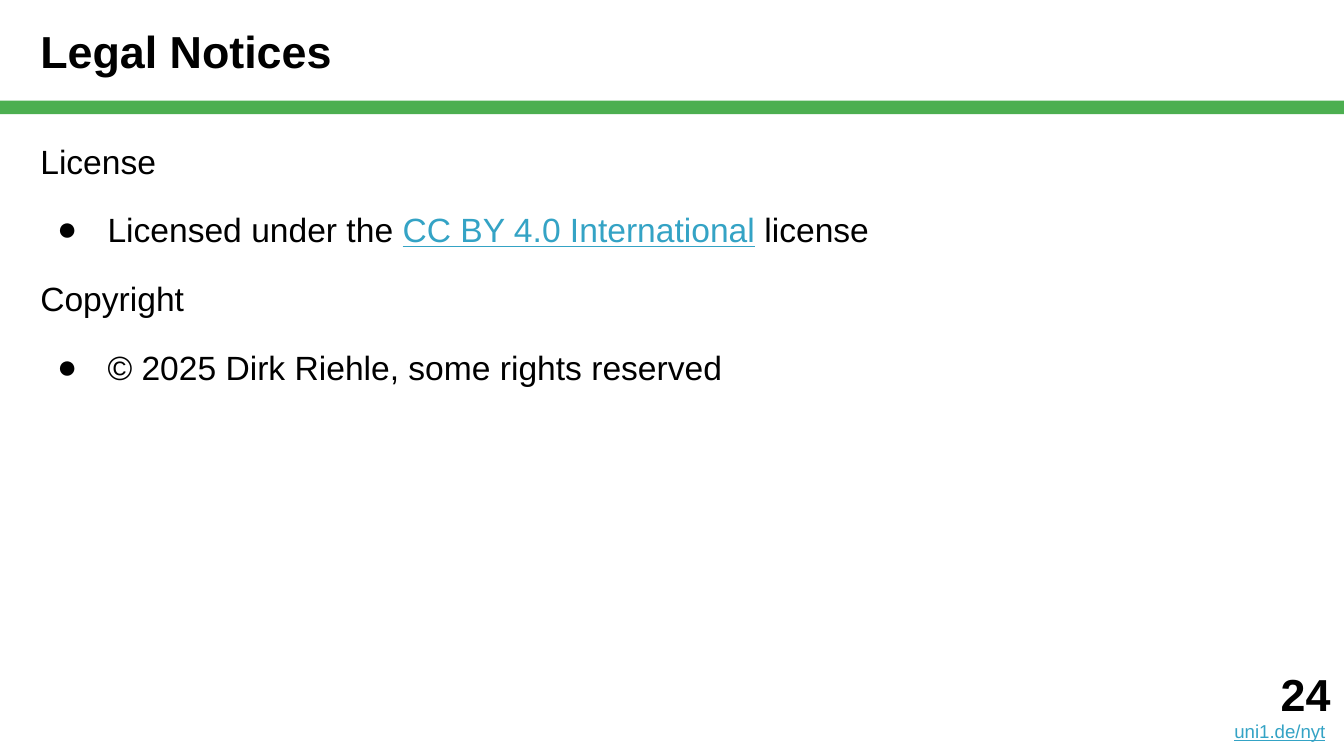
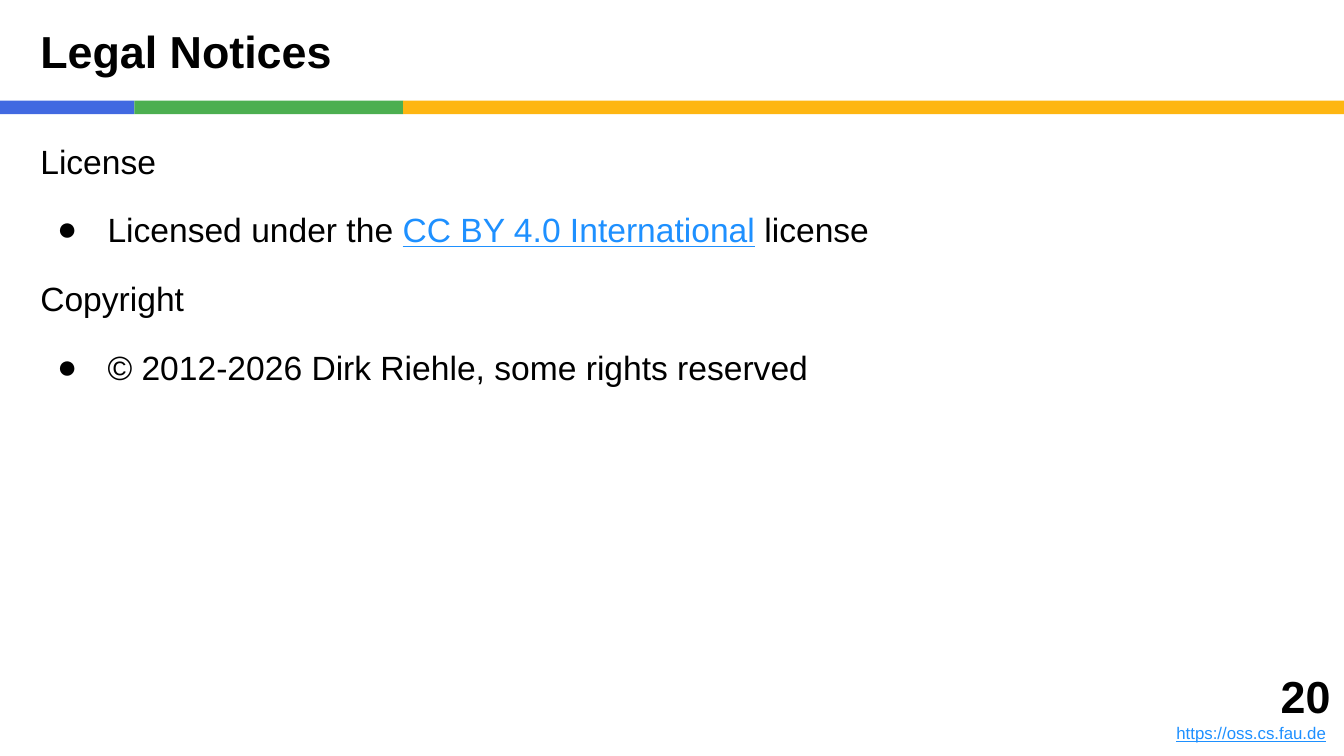
Before and after one commit to dirkriehle/nyt-course, a slide deck: slide 20 of Lecture slides/NYT A01 - Introduction.pptx (slide 24 before the commit). Drawn at 1344x756 pixels with LibreOffice and Linux fonts; fonts in the diff are those of the drawing. Boxes give left, top, right and bottom in pixels: in the first picture for what was removed or moved away, otherwise in the second. Text is boxed around its words. In the diff, an @@ line names an element or a change of style, - is before the commit and + after.

```diff
--- a/Lecture slides/NYT A01 - Introduction.pptx
+++ b/Lecture slides/NYT A01 - Introduction.pptx
@@ rectangle added at (0,101,134,114), fill #4169E1 @@
@@ rectangle added at (134,101,403,114), fill #4CAF50 @@
@@ rectangle: place and size @@
-rectangle at (0,101,1344,114)
+rectangle at (403,101,1344,114)
@@ rectangle at (403,101,1344,114): fill #4CAF50 to #FEB612 @@
@@ text at (108,217,869,247): text colour #34A3C5 to #1E90FF in "CC BY 4.0 International" @@
@@ text at (142,355,808,386): text changed @@
-● © 2025 Dirk Riehle, some rights reserved
+● © 2012-2026 Dirk Riehle, some rights reserved
@@ text added at (1176,681,1331,743), 9 pt, text #1E90FF, underline @@
+20
+https://oss.cs.fau.de
@@ text removed at (1234,679,1331,742) @@
-24
-uni1.de/nyt
```
Also in this commit, not shown: 20 other slides changed, 2 slides added, 3 slides removed, 3 other files.
